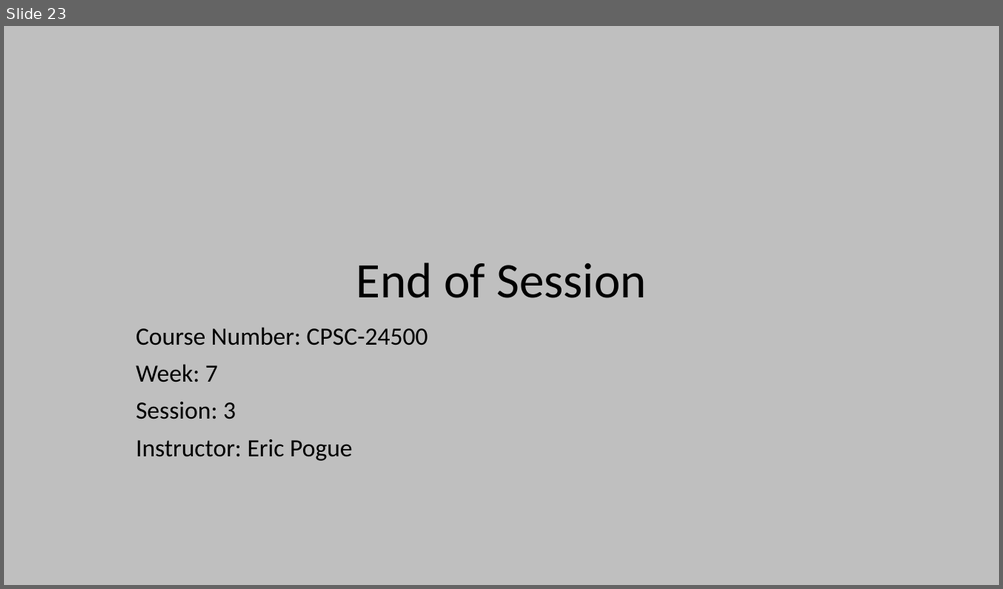
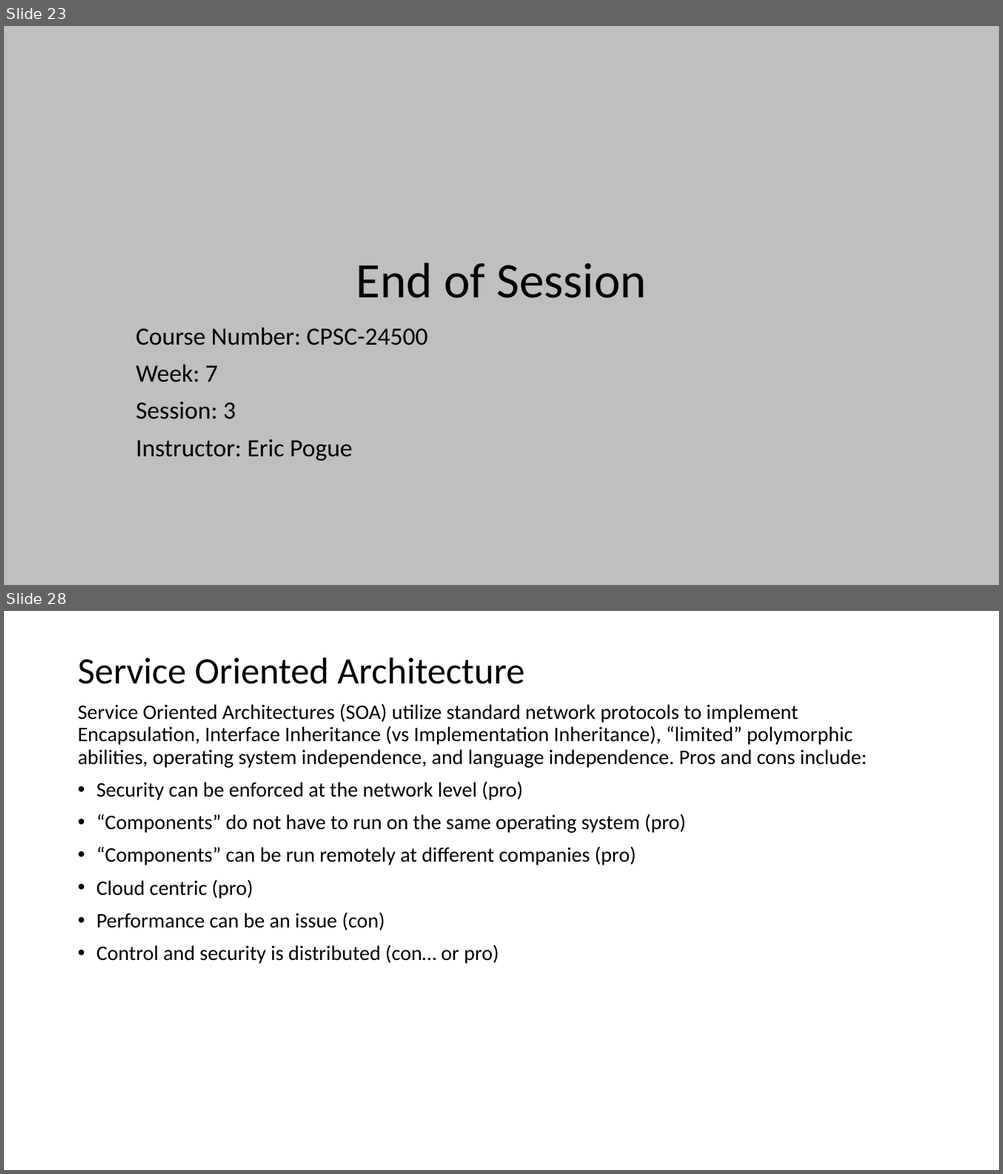
Before and after one commit to EricJPogue/www-epogue-info, a slide deck: CPSC-24500/Week07/2017SpringW07Slides.pptx. Shown one above the other, each under a label of ours: slide 23 before the commit, slides 23 and 28 after it; the slides between them are not shown. The pictures are 1003x589 and 1003x1174 pixels, drawn with LibreOffice and Linux fonts; fonts in the diff are those of the drawing. Boxes give left, top, right and bottom in pixels: in the first picture for what was removed or moved away, otherwise in the second. Text is boxed around its words. In the diff, an @@ line names an element or a change of style, - is before the commit and + after.

```diff
--- a/CPSC-24500/Week07/2017SpringW07Slides.pptx
+++ b/CPSC-24500/Week07/2017SpringW07Slides.pptx
@@ slide 28 added at box(4, 611, 999, 1170), background #FFFFFF @@
@@ title added at box(78, 658, 524, 684), 36 pt, text #000000 @@
+Service Oriented Architecture
@@ text added at box(78, 703, 866, 964), 20 pt, text #000000 @@
+Service Oriented Architectures (SOA) utilize standard network protocols to implement Encapsulation, Interface Inheritance (vs Implementation Inheritance), “limited” polymorphic abilities, operating system independence, and language independence. Pros and cons include:
+• Security can be enforced at the network level (pro)
+• “Components” do not have to run on the same operating system (pro)
+• “Components” can be run remotely at different companies (pro)
+• Cloud centric (pro)
+• Performance can be an issue (con)
+• Control and security is distributed (con… or pro)
```
Also in this commit, not shown: 8 other slides added, 3 other files.
